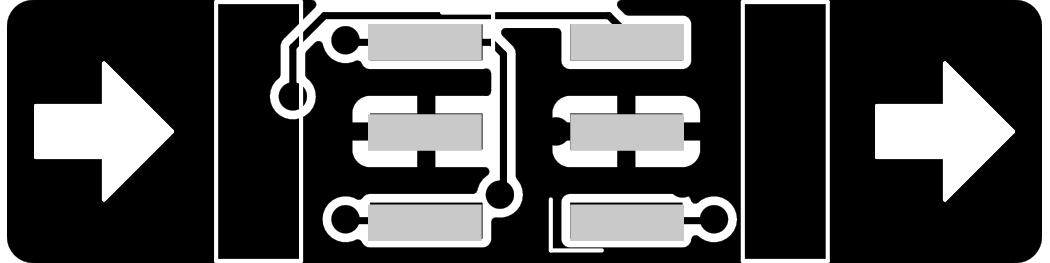
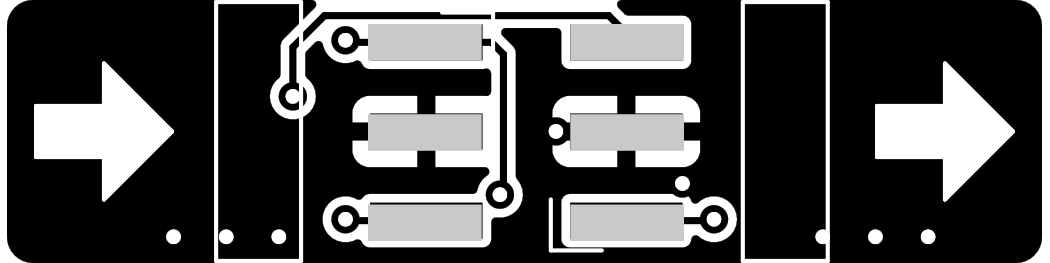
The second 1050px x 263px image is a revision of the first. Changes to its layers:
painted on "Copper" over [166, 33, 936, 245]
